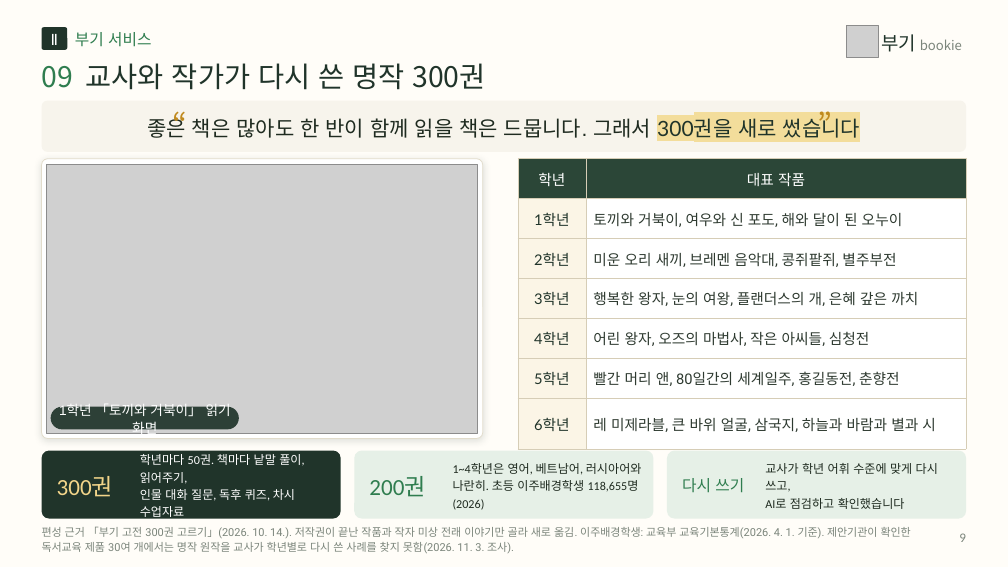
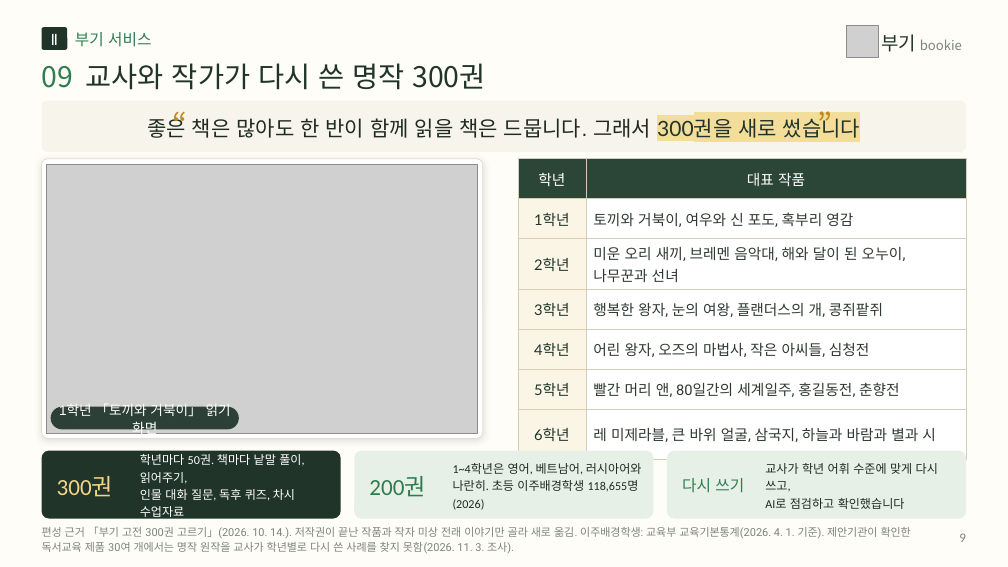
Before and after one commit to legoschool/bookie-test, a slide deck: slide 9 of promo/dl/proposal/bookie-proposal-short-20p.pptx. Drawn at 1008x567 pixels with LibreOffice and Linux fonts; fonts in the diff are those of the drawing; grey boxes stand for pictures. Boxes give left, top, right and bottom in pixels: in the first picture for what was removed or moved away, otherwise in the second. Text is boxed around its words. In the diff, an @@ line names an element or a change of style, - is before the commit and + after.

```diff
--- a/promo/dl/proposal/bookie-proposal-short-20p.pptx
+++ b/promo/dl/proposal/bookie-proposal-short-20p.pptx
@@ table at (518, 159, 966, 446) @@
-row 2, column 2: 토끼와 거북이, 여우와 신 포도, 해와 달이 된 오누이
+row 2, column 2: 토끼와 거북이, 여우와 신 포도, 혹부리 영감
-row 3, column 2: 미운 오리 새끼, 브레멘 음악대, 콩쥐팥쥐, 별주부전
+row 3, column 2: 미운 오리 새끼, 브레멘 음악대, 해와 달이 된 오누이, 나무꾼과 선녀
-row 4, column 2: 행복한 왕자, 눈의 여왕, 플랜더스의 개, 은혜 갚은 까치
+row 4, column 2: 행복한 왕자, 눈의 여왕, 플랜더스의 개, 콩쥐팥쥐
```
Also in this commit, not shown: 2 other slides changed, 38 other files.
